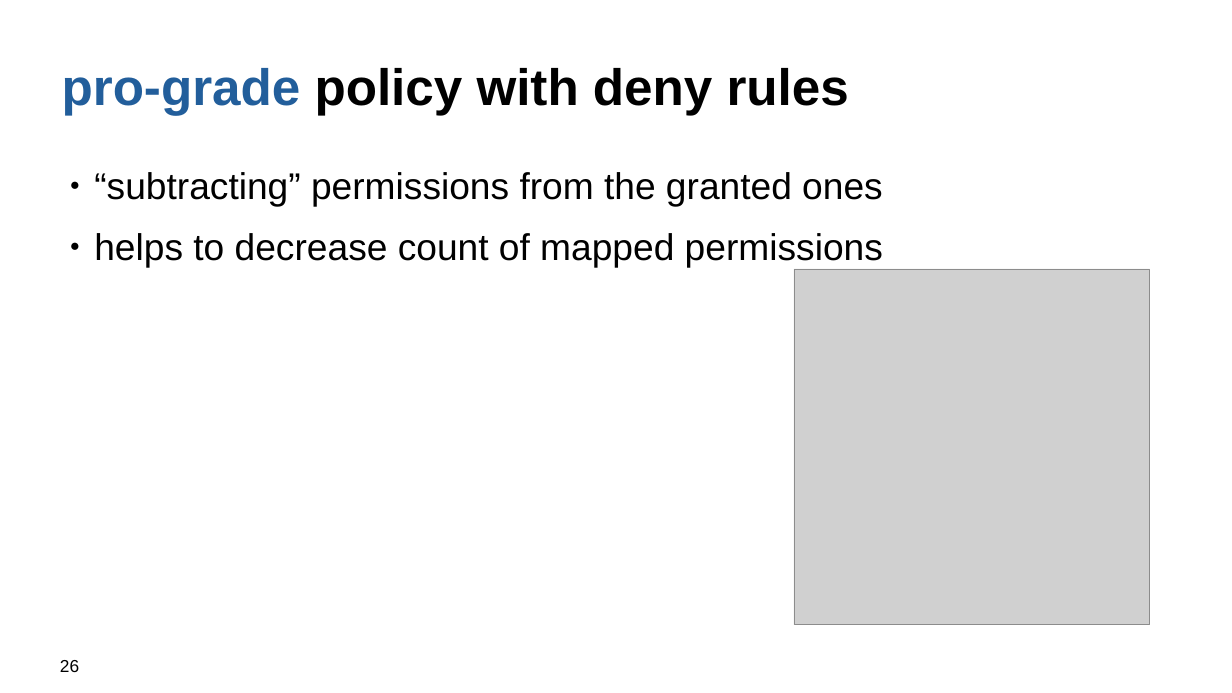
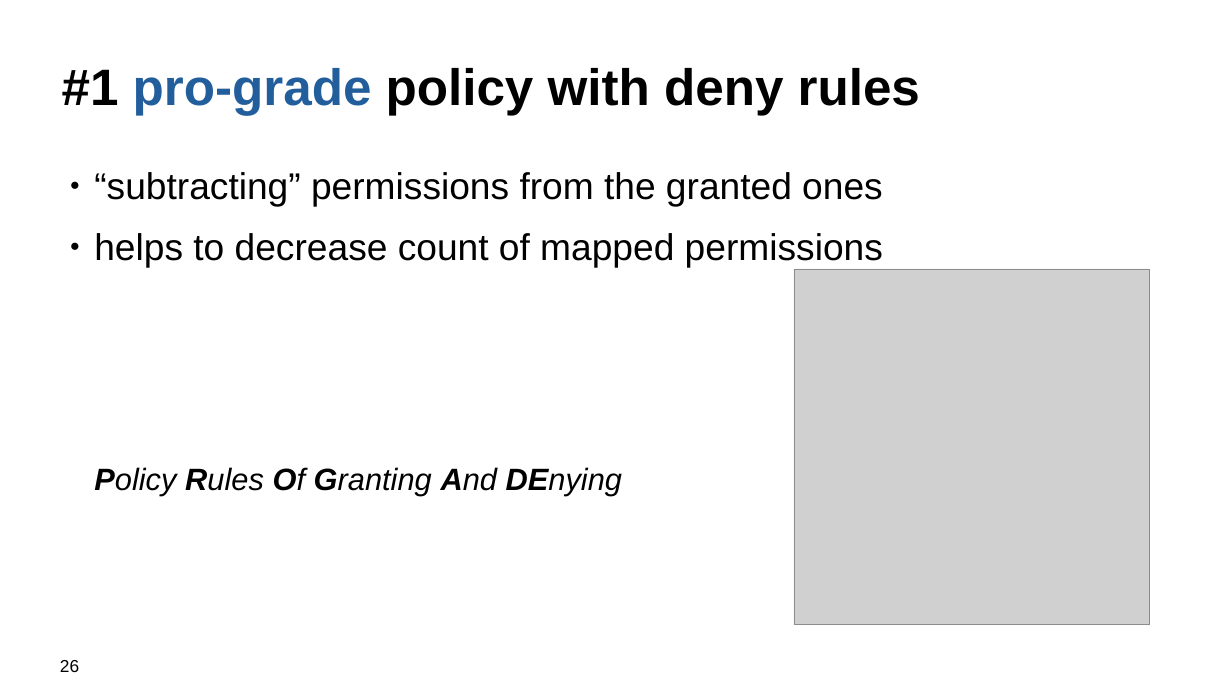
Before and after one commit to kwart/presentations, a slide deck: slide 26 of sec-man-reloaded.odp. Drawn at 1232x693 pixels with LibreOffice and Linux fonts; fonts in the diff are those of the drawing; grey boxes stand for pictures; background and template pictures are left out. Boxes give left, top, right and bottom in pixels: in the first picture for what was removed or moved away, otherwise in the second. Text is boxed around its words. In the diff, an @@ line names an element or a change of style, - is before the commit and + after.

```diff
--- a/sec-man-reloaded.odp
+++ b/sec-man-reloaded.odp
@@ title at (62, 68, 920, 116): text changed @@
-pro-grade policy with deny rules
+#1 pro-grade policy with deny rules
@@ text at (94, 467, 622, 495): paragraph added @@
+Policy Rules Of Granting And DEnying
```
Also in this commit, not shown: 3 other slides changed, 1 slide added.
